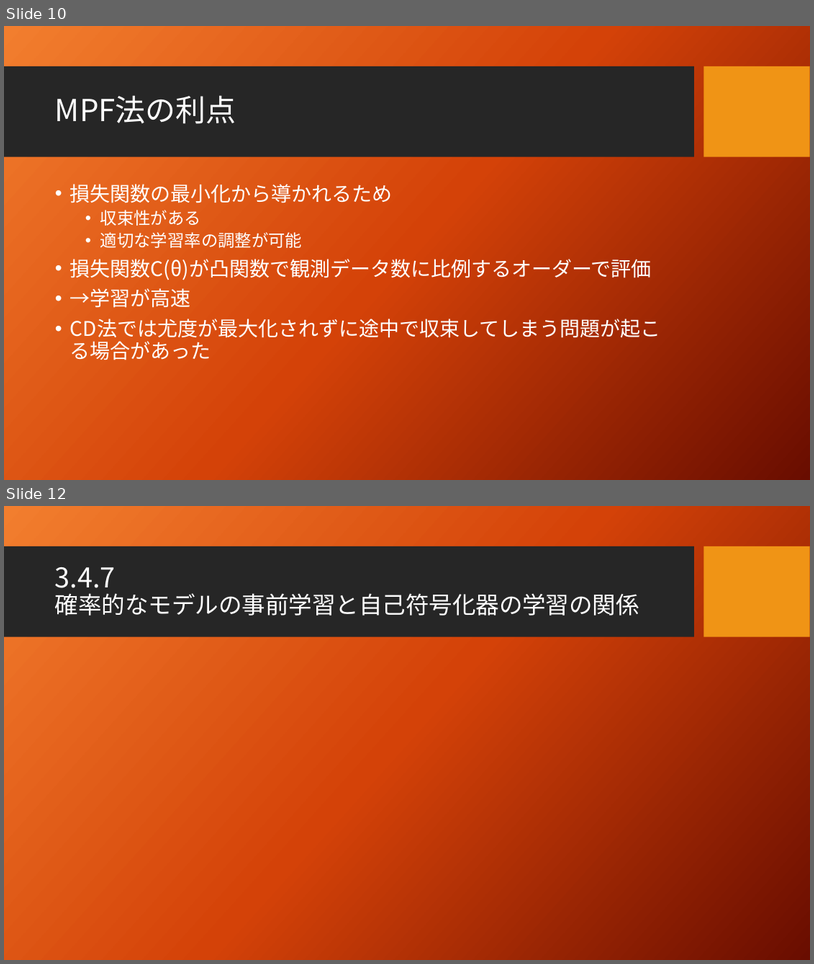
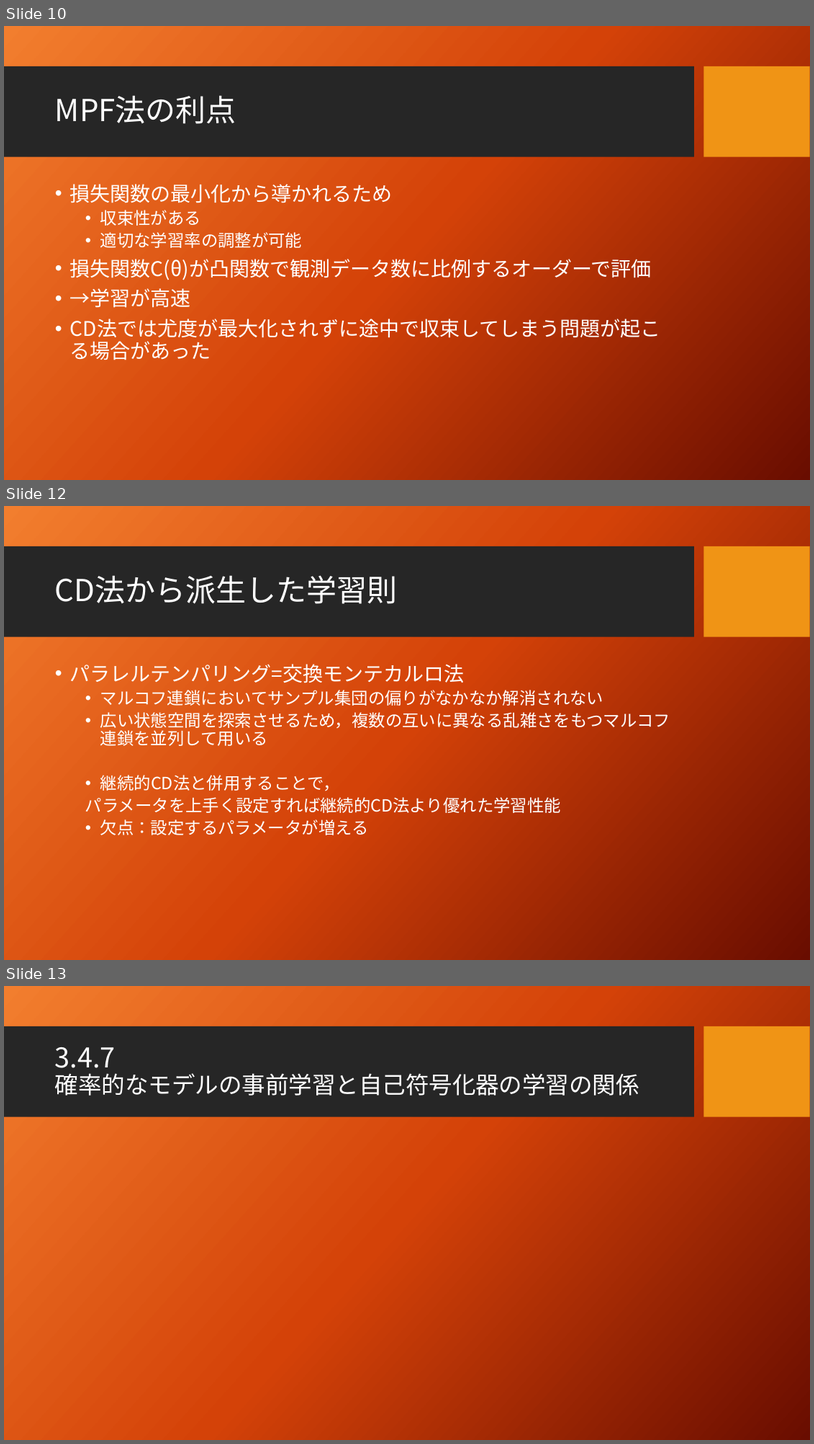
Before and after one commit to seigenji/deep_learning, a slide deck: deep_learning3.4.pptx. Shown one above the other, each under a label of ours: slides 10 and 12 before the commit, slides 10, 12 and 13 after it; the slides between them are not shown. The pictures are 814x964 and 814x1444 pixels, drawn with LibreOffice and Linux fonts; fonts in the diff are those of the drawing; background and template pictures are left out. Boxes give left, top, right and bottom in pixels: in the first picture for what was removed or moved away, otherwise in the second. Text is boxed around its words. In the diff, an @@ line names an element or a change of style, - is before the commit and + after.

Commit message:
3.4.6　CD法のカイゼン

```diff
--- a/deep_learning3.4.pptx
+++ b/deep_learning3.4.pptx
@@ slide 12 added at box(4, 506, 810, 960), background picture (left out); not listed: 2 template elements that a slide beside it also shows @@
@@ title added at box(55, 575, 398, 604), 36 pt, text #FFFFFF @@
+CD法から派生した学習則
@@ text added at box(70, 664, 671, 835), 20 pt, text #FFFFFF @@
+• パラレルテンパリング=交換モンテカルロ法
+  • マルコフ連鎖においてサンプル集団の偏りがなかなか解消されない
+  • 広い状態空間を探索させるため，複数の互いに異なる乱雑さをもつマルコフ連鎖を並列して用いる
+  • 継続的CD法と併用することで，
+  パラメータを上手く設定すれば継続的CD法より優れた学習性能
+  • 欠点：設定するパラメータが増える
@@ what was slide 12 is now slide 13 @@
```
Also in this commit, not shown: 5 slides changed.
